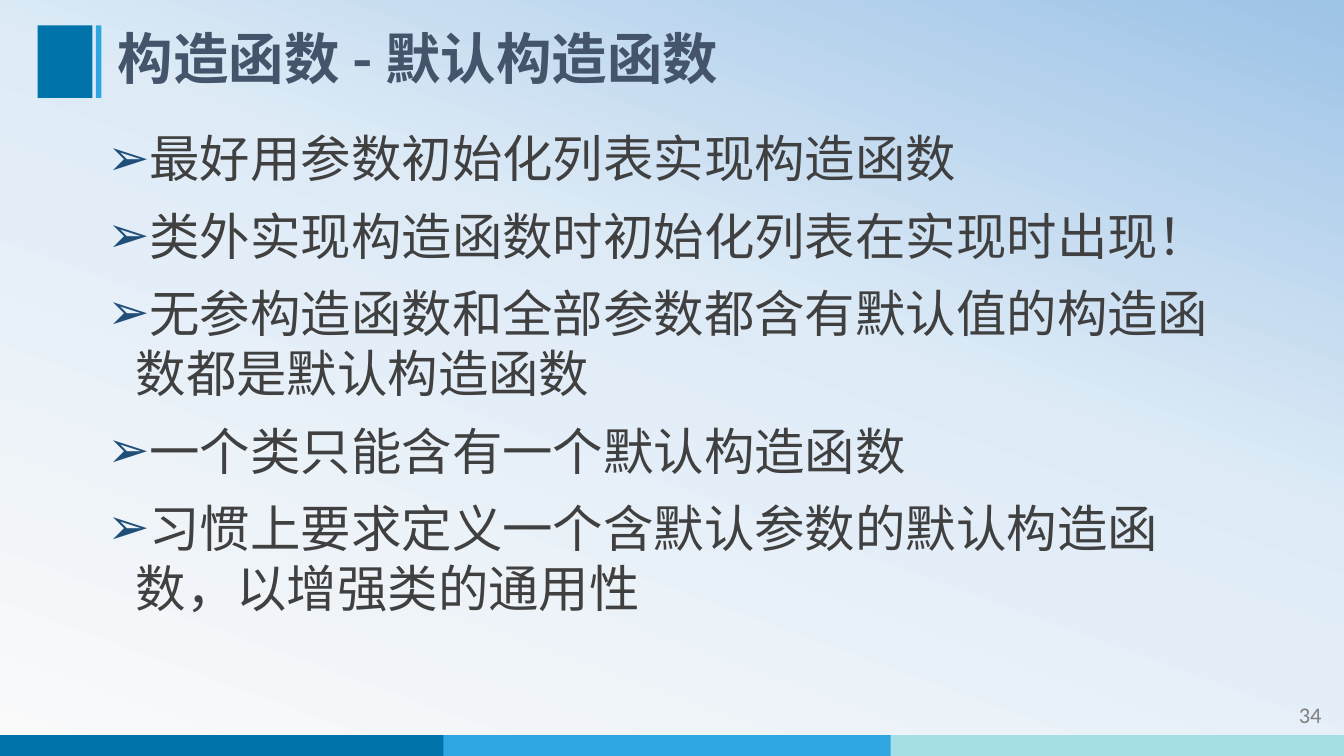
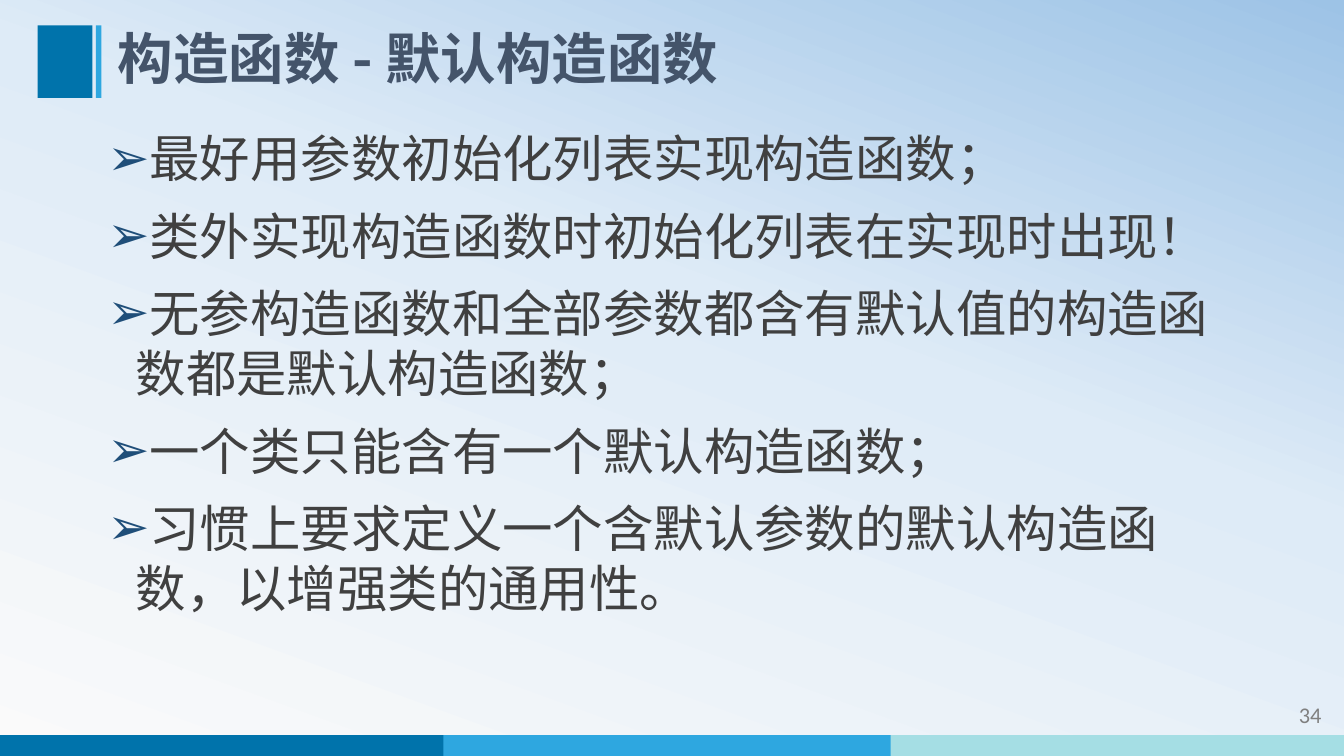
Before and after one commit to edu2act/course-cpp, a slide deck: slide 35 of materials/slides/ch03-class-and-object-up-3.pptx. Drawn at 1344x756 pixels with LibreOffice and Linux fonts; fonts in the diff are those of the drawing. Boxes give left, top, right and bottom in pixels: in the first picture for what was removed or moved away, otherwise in the second. Text is boxed around its words. In the diff, an @@ line names an element or a change of style, - is before the commit and + after.

```diff
--- a/materials/slides/ch03-class-and-object-up-3.pptx
+++ b/materials/slides/ch03-class-and-object-up-3.pptx
@@ text at (150,134,1007,185): text changed @@
-➢ 最好用参数初始化列表实现构造函数
+➢ 最好用参数初始化列表实现构造函数；
@@ text at (136,289,1209,612): text changed @@
-➢ 无参构造函数和全部参数都含有默认值的构造函数都是默认构造函数
-➢ 一个类只能含有一个默认构造函数
-➢ 习惯上要求定义一个含默认参数的默认构造函数，以增强类的通用性
+➢ 无参构造函数和全部参数都含有默认值的构造函数都是默认构造函数；
+➢ 一个类只能含有一个默认构造函数；
+➢ 习惯上要求定义一个含默认参数的默认构造函数，以增强类的通用性。
```
Also in this commit, not shown: 16 other slides changed, 26 other files.
